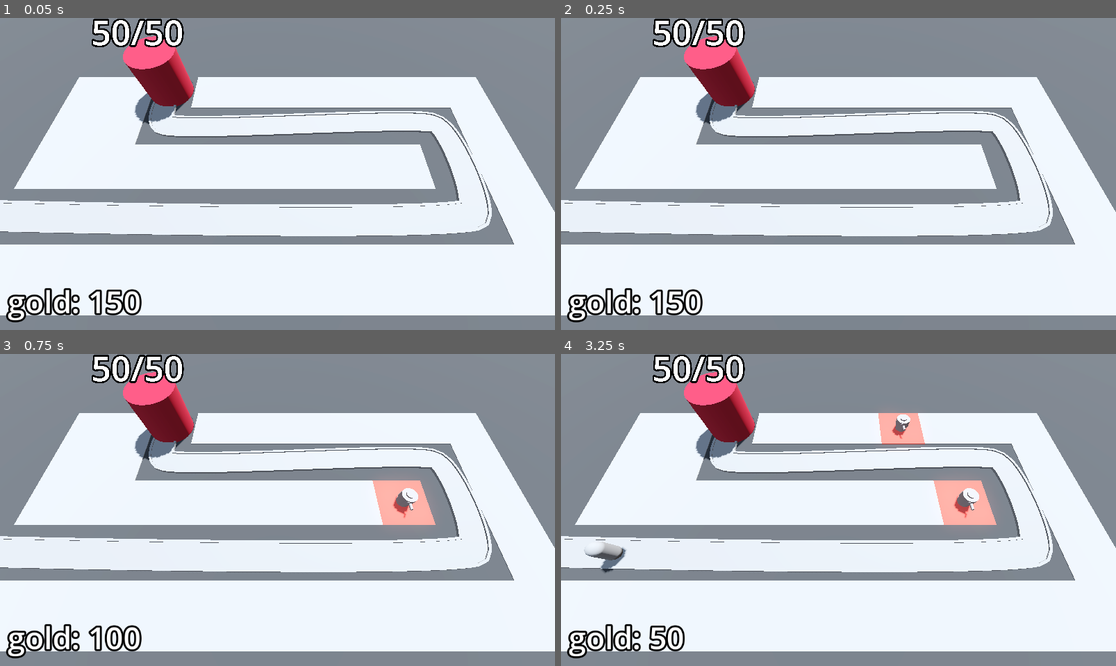
Above: before the commit, frames 1-4 (two rows, left to right).
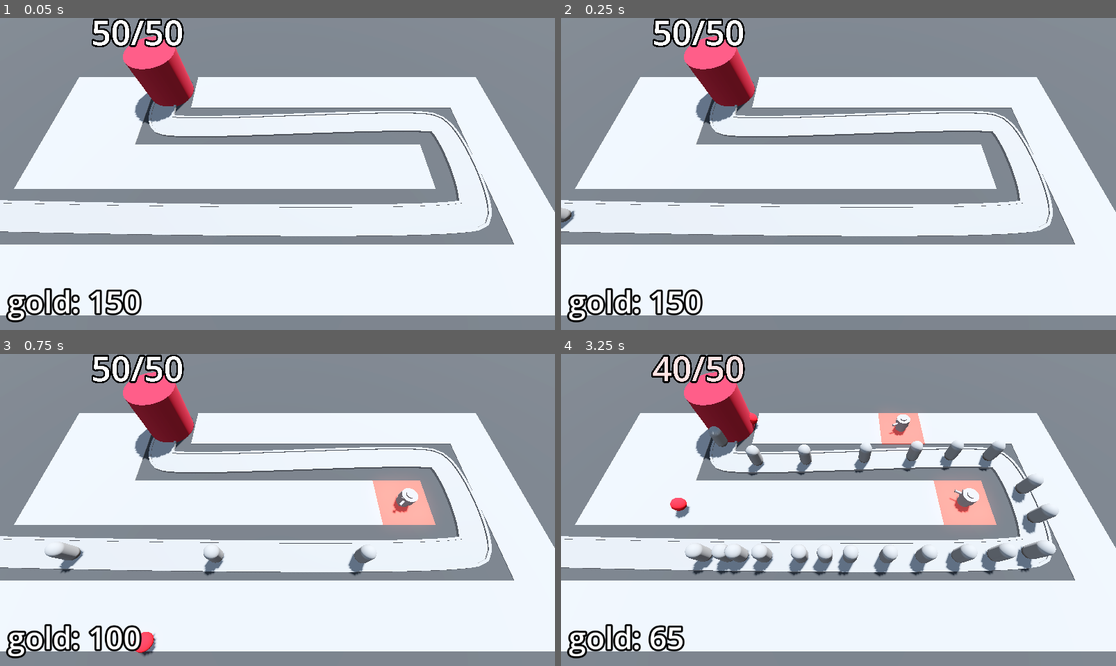
Above: after the commit, the same moments.

Repository: ozgencDev/Barbarian-Blaster
Game: Godot game, scene res://BaseLevel.tscn
Same seed, same stepped clock (60 frames per second), same inputs: the game is played once before the commit and once after it.
Inputs (mouse positions are in pixels of both pictures, inside the frame that each line leads up to):
- Up to frame 1 (0.05 s): no input
- Up to frame 2 (0.25 s): no input
- Up to frame 3 (0.75 s): move the mouse to (399, 494) at 0.52 s; press the mouse at (399, 494) at 0.53 s
- Up to frame 4 (3.25 s): move the mouse to (727, 525) at 1.27 s; release the mouse at (727, 525) at 1.28 s; click (727, 525) at 1.35 s; move the mouse to (894, 441) at 2.02 s; press the mouse at (894, 441) at 2.03 s; move the mouse to (810, 572) at 2.77 s; release the mouse at (810, 572) at 2.78 s; click (810, 572) at 2.85 s

Frame 1 is identical in both runs. In frame 2, 0.1% of the frame differs, in the area x 0-3%, y 60-68%; in frame 3, 1.0%; in frame 4, 6.2%, in the area x 4-90%, y 0-96%.

Commit message:
deletes prints adds CanvasLayer, connects signal programmatically

Diff:
--- a/Base/base.gd
+++ b/Base/base.gd
@@ -4,7 +4,6 @@
 
 var current_health: int:
 	set(health_in):
-		print("deneme")
 		current_health = health_in
 		label_3d.text = str(current_health) + "/" + str(max_health)
 		var red: Color = Color.RED
@@ -18,6 +17,7 @@
 
 func _ready() -> void:
 	current_health = max_health
+	Engine.time_scale = 10
 
 func take_damage() -> void:
 	print("hasar aldı")
--- a/BaseLevel.tscn
+++ b/BaseLevel.tscn
@@ -62,11 +62,12 @@
 gridmap = NodePath("../GridMap")
 turret_manager = NodePath("../TurretManager")
 
-[node name="EnemyPath" type="Path3D" parent="." node_paths=PackedStringArray("difficulty_manager")]
+[node name="EnemyPath" type="Path3D" parent="." node_paths=PackedStringArray("difficulty_manager", "victory_layer")]
 curve = SubResource("Curve3D_c8tfh")
 script = ExtResource("2_blikr")
 enemy_scene = ExtResource("1_5sbch")
 difficulty_manager = NodePath("../DifficultyManager")
+victory_layer = NodePath("../VictoryLayer")
 
 [node name="Path" type="CSGPolygon3D" parent="EnemyPath"]
 transform = Transform3D(1, 0, 0, 0, 1, 0, 0, 0, 1, 0, 0, -0.1)
@@ -153,5 +154,16 @@
 [node name="DifficultyManager" parent="." instance=ExtResource("9_pt5x6")]
 enemy_health_curve = SubResource("Curve_swqdh")
 
+[node name="VictoryLayer" type="CanvasLayer" parent="."]
+visible = false
+
+[node name="ColorRect" type="ColorRect" parent="VictoryLayer"]
+anchors_preset = 15
+anchor_right = 1.0
+anchor_bottom = 1.0
+grow_horizontal = 2
+grow_vertical = 2
+color = Color(0, 0, 0, 0.431373)
+
 [connection signal="timeout" from="EnemyPath/Timer" to="EnemyPath" method="spawn_enemy"]
 [connection signal="stop_spawning_enemies" from="DifficultyManager" to="EnemyPath" method="_on_difficulty_manager_stop_spawning_enemies"]
--- a/DifficultyManager/difficulty_manager.gd
+++ b/DifficultyManager/difficulty_manager.gd
@@ -13,10 +13,6 @@
 	timer.start(game_length)
 
 
-# Called every frame. 'delta' is the elapsed time since the previous frame.
-func _process(delta: float) -> void:
-	print(game_progress_ratio())
-
 func game_progress_ratio() -> float:
 	return 1.0 - (timer.time_left / game_length)
 
--- a/Enemy/enemy.gd
+++ b/Enemy/enemy.gd
@@ -14,7 +14,6 @@
 		if health_in < current_health:
 			animation_player.play("TakeDamage")
 		current_health = health_in
-		print(current_health)
 		if(current_health < 1):
 			queue_free()
 			bank.gold += coin
@@ -31,7 +30,6 @@
 # Called every frame. 'delta' is the elapsed time since the previous frame.
 func _process(delta: float) -> void:
 	progress += delta * speed
-	print(progress)
 	if progress_ratio == 1.0:
 		base.take_damage()
 		set_process(false)
--- a/EnemyPath.gd
+++ b/EnemyPath.gd
@@ -2,6 +2,7 @@
 
 @export var enemy_scene: PackedScene
 @export var difficulty_manager: Node
+@export var victory_layer: CanvasLayer
 @onready var timer: Timer = $Timer
 
 func spawn_enemy() -> void:
@@ -9,7 +10,17 @@
 	new_enemy.max_health = difficulty_manager.get_enemy_health()
 	add_child(new_enemy)
 	timer.wait_time = difficulty_manager.get_spawn_time()
+	new_enemy.tree_exited.connect(enemy_defeated)
 
 
 func _on_difficulty_manager_stop_spawning_enemies() -> void:
 	timer.stop()
+
+
+func enemy_defeated() -> void:
+	if timer.is_stopped():
+		for child in get_children():
+			if child is PathFollow3D:
+				return
+		print("You won!")
+		victory_layer.visible = true
